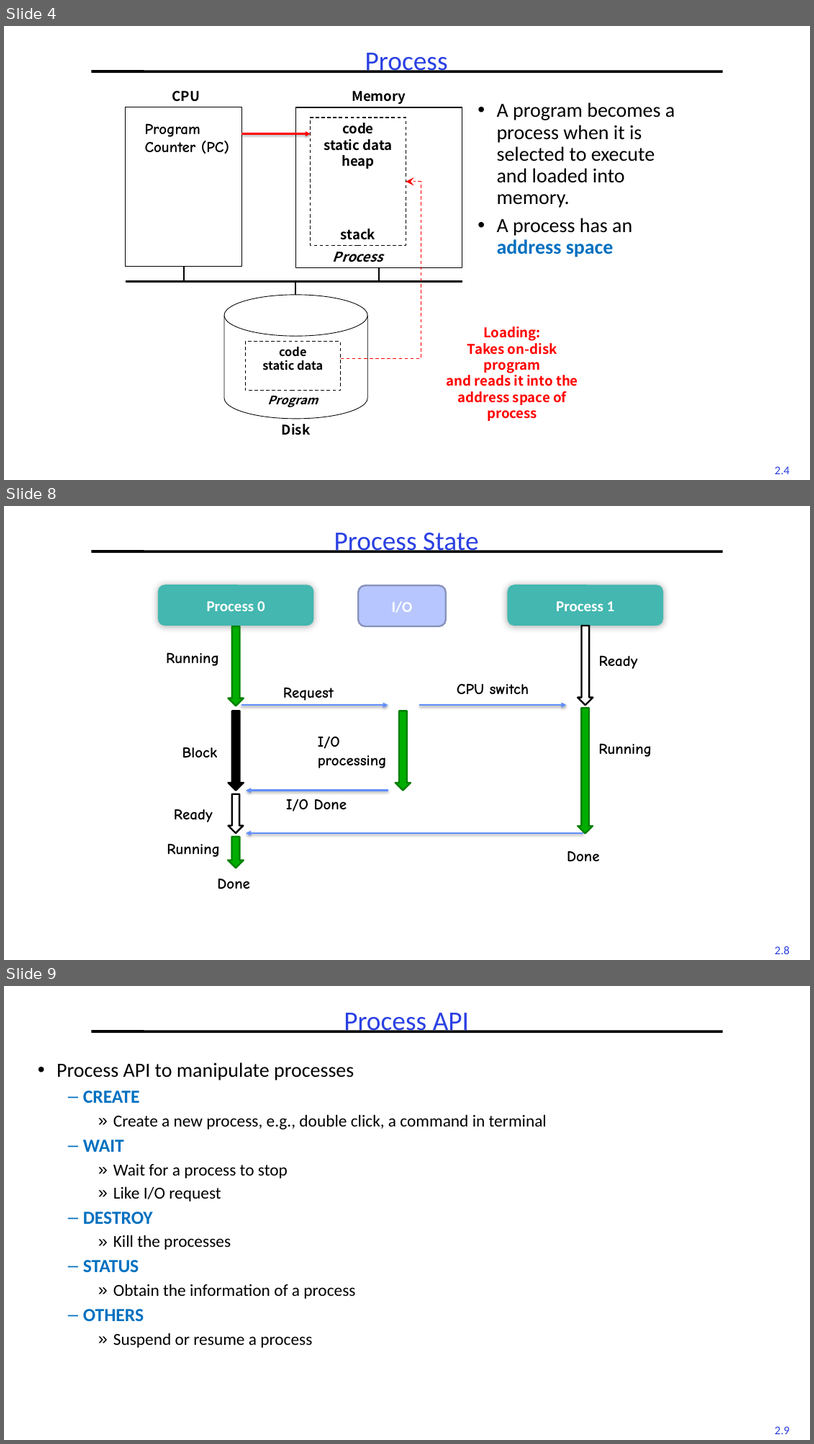
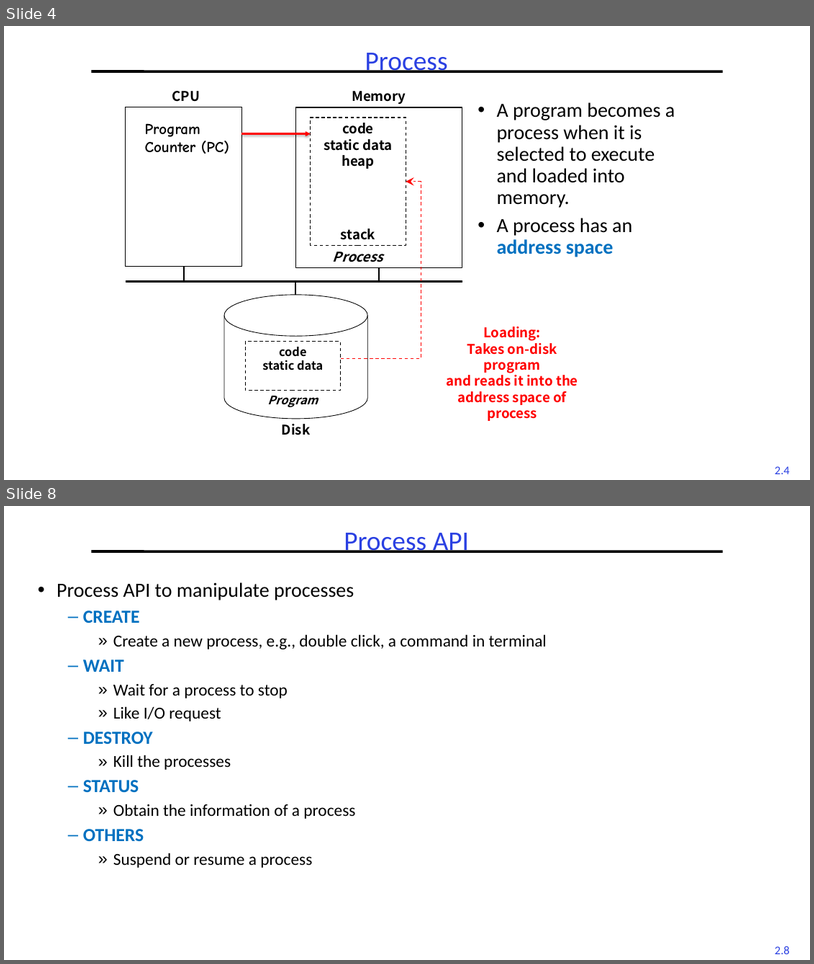
Before and after one commit to guhofstra/CSC256Fa25, a slide deck: PPTs/L2-Processes Threads.pptx. Shown one above the other, each under a label of ours: slides 4, 8 and 9 before the commit, slides 4 and 8 after it; the slides between them are not shown. The pictures are 814x1444 and 814x964 pixels, drawn with LibreOffice and Linux fonts; fonts in the diff are those of the drawing. Boxes give left, top, right and bottom in pixels: in the first picture for what was removed or moved away, otherwise in the second. Text is boxed around its words. In the diff, an @@ line names an element or a change of style, - is before the commit and + after.

```diff
--- a/PPTs/L2-Processes Threads.pptx
+++ b/PPTs/L2-Processes Threads.pptx
@@ slide 8 removed at [4, 506, 810, 960], background #FFFFFF; not listed: 2 template elements that a slide beside it also shows @@
@@ title removed at [334, 532, 478, 553] @@
-Process State
@@ rounded rectangle removed at [158, 584, 314, 626] @@
-Process 0
@@ rounded rectangle removed at [358, 585, 446, 626] @@
-I/O
@@ rounded rectangle removed at [508, 584, 664, 626] @@
-Process 1
@@ right arrow removed at [229, 626, 244, 705] @@
@@ right arrow removed at [578, 626, 593, 705] @@
@@ text removed at [166, 652, 219, 666] @@
-Running
@@ text removed at [599, 655, 638, 669] @@
-Ready
@@ text removed at [283, 687, 334, 700] @@
-Request
@@ text removed at [457, 683, 529, 694] @@
-CPU switch
@@ right arrow removed at [229, 711, 244, 790] @@
@@ arrow removed from (242, 705) to (388, 705) @@
@@ right arrow removed at [396, 711, 411, 790] @@
@@ arrow removed from (420, 705) to (566, 705) @@
@@ right arrow removed at [578, 708, 593, 834] @@
@@ text removed at [318, 736, 387, 768] @@
-I/O processing
@@ text removed at [599, 743, 652, 757] @@
-Running
@@ text removed at [183, 747, 218, 757] @@
-Block
@@ right arrow removed at [229, 794, 244, 834] @@
@@ arrow removed from (388, 790) to (246, 790) @@
@@ text removed at [286, 798, 347, 811] @@
-I/O Done
@@ text removed at [174, 808, 213, 822] @@
-Ready
@@ text removed at [167, 843, 220, 857] @@
-Running
@@ right arrow removed at [228, 836, 244, 867] @@
@@ arrow removed from (584, 833) to (246, 833) @@
@@ text removed at [567, 851, 600, 862] @@
-Done
@@ text removed at [217, 878, 250, 889] @@
-Done
@@ what was slide 9 is now slide 8 @@
@@ page number at [775, 946, 790, 954]: text changed @@
-2.9
+2.8
```
Also in this commit, not shown: 5 slides changed, 1 other file.
